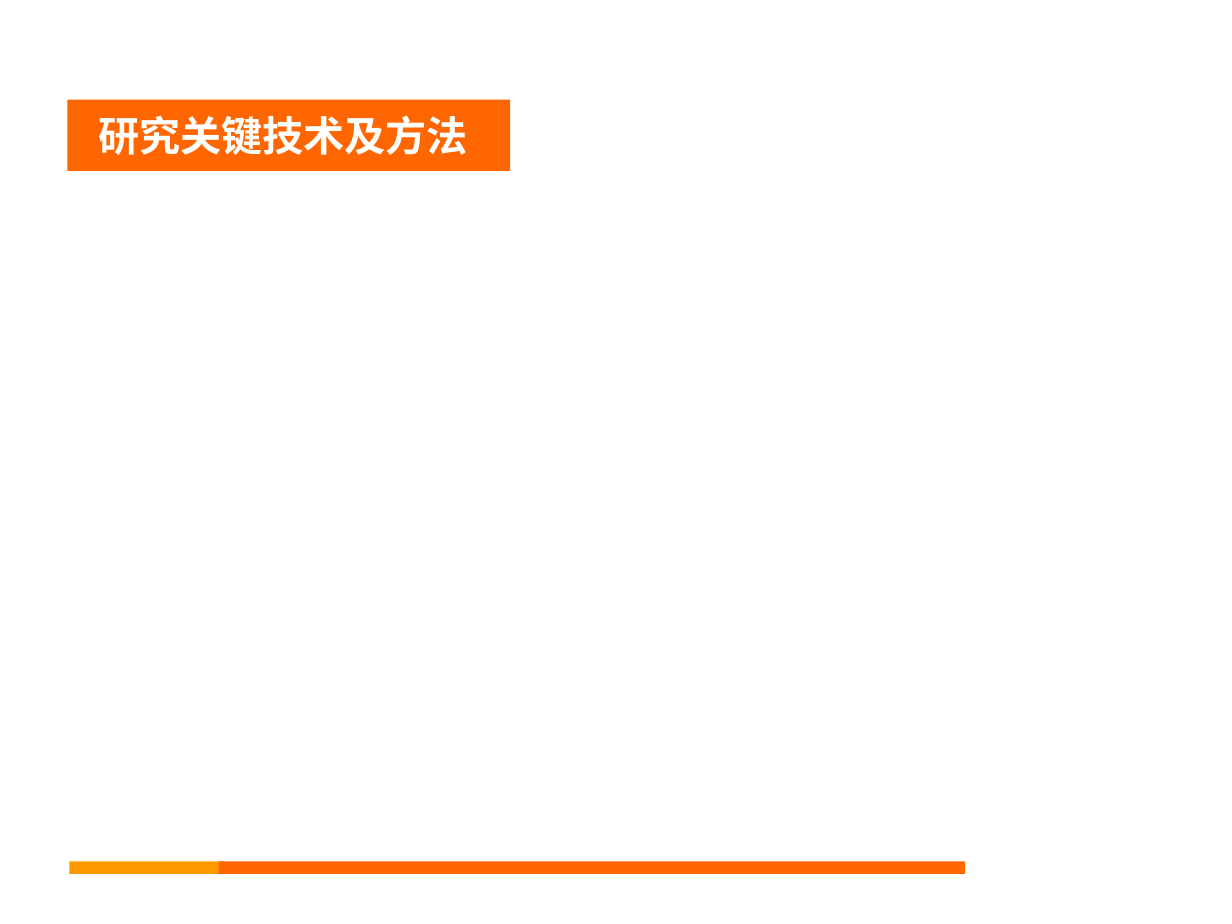
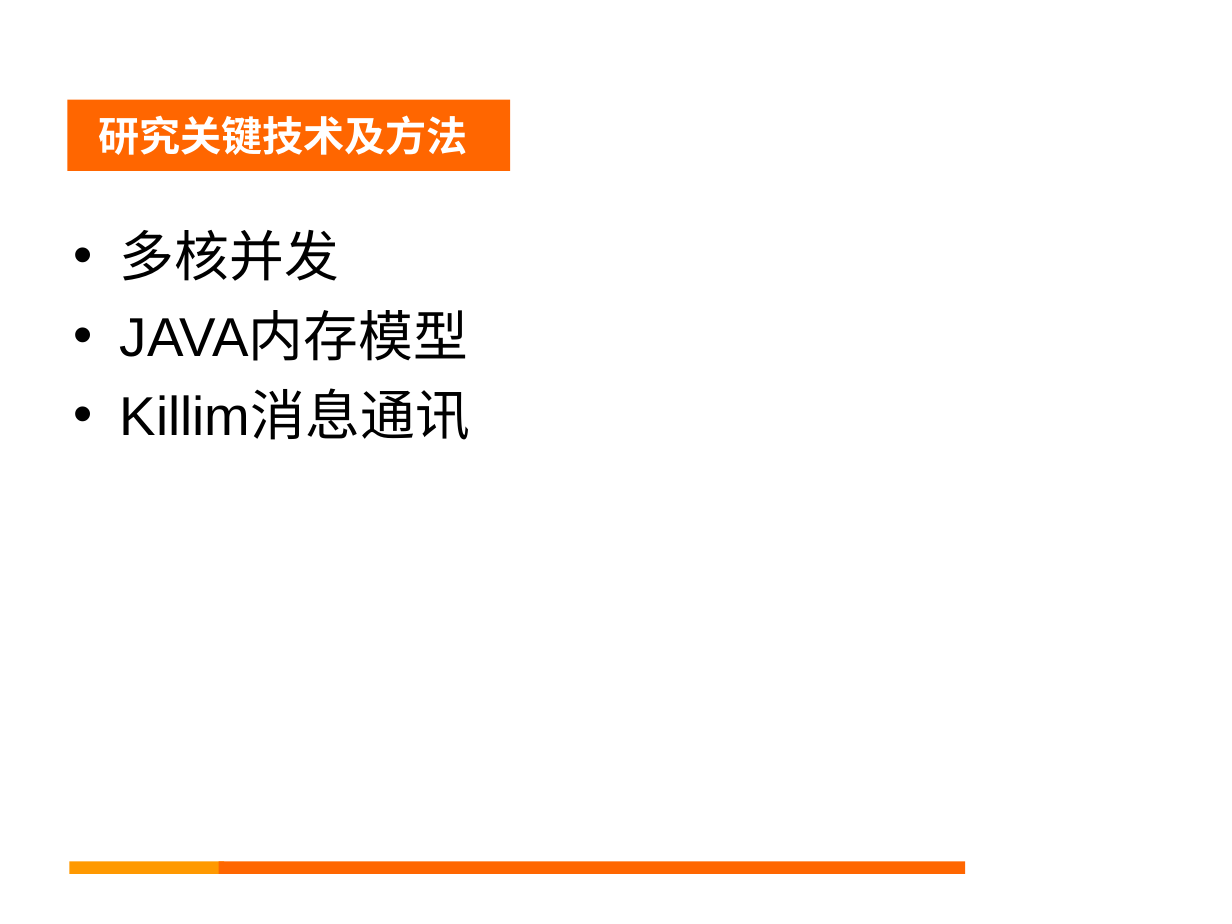
Before and after one commit to gitDangerSnake/thesis, a slide deck: slide 15 of eassy/开题报告.ppt (slide 11 before the commit). Drawn at 1232x924 pixels with LibreOffice and Linux fonts; fonts in the diff are those of the drawing; background and template pictures are left out. Boxes give left, top, right and bottom in pixels: in the first picture for what was removed or moved away, otherwise in the second. Text is boxed around its words. In the diff, an @@ line names an element or a change of style, - is before the commit and + after.

```diff
--- a/eassy/开题报告.ppt
+++ b/eassy/开题报告.ppt
@@ text added at (120, 230, 470, 440), 32 pt, text #000000 @@
+• 多核并发
+• JAVA内存模型
+• Killim消息通讯
```
Also in this commit, not shown: 8 other slides changed, 4 slides added, 2 other files.
